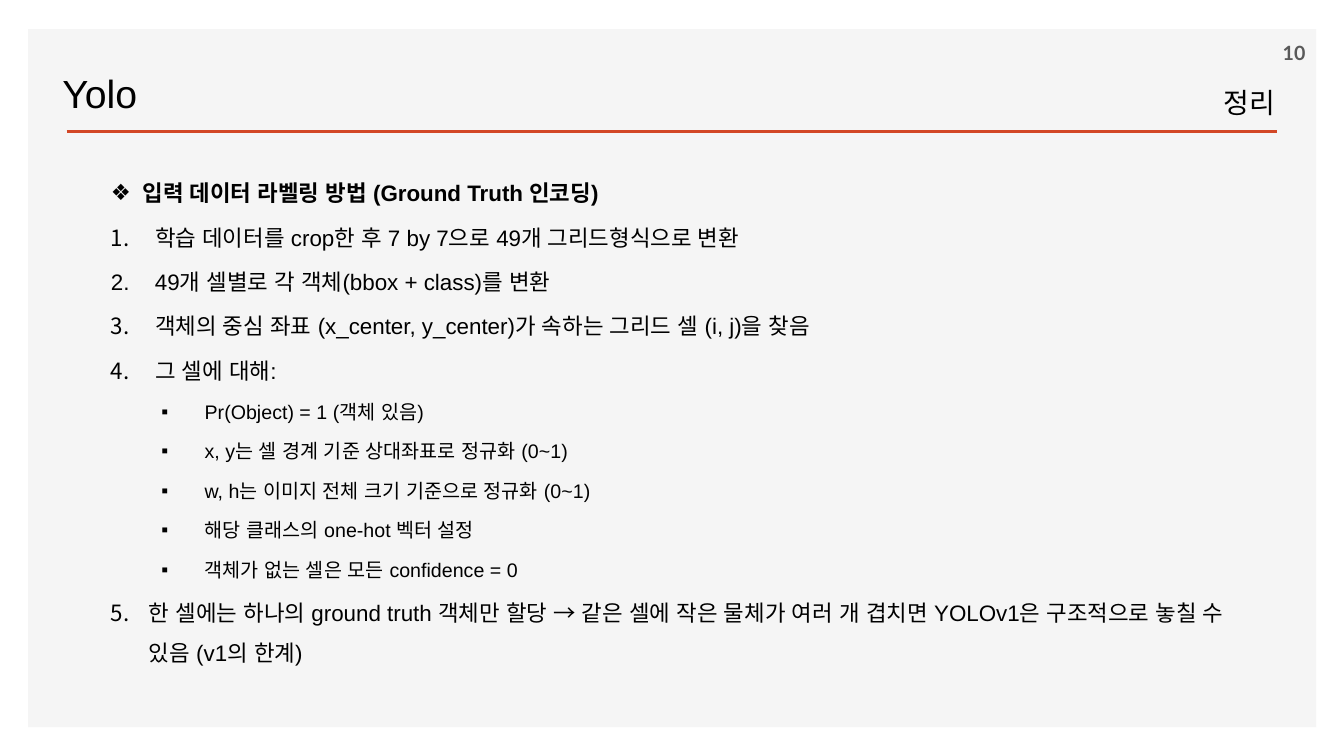
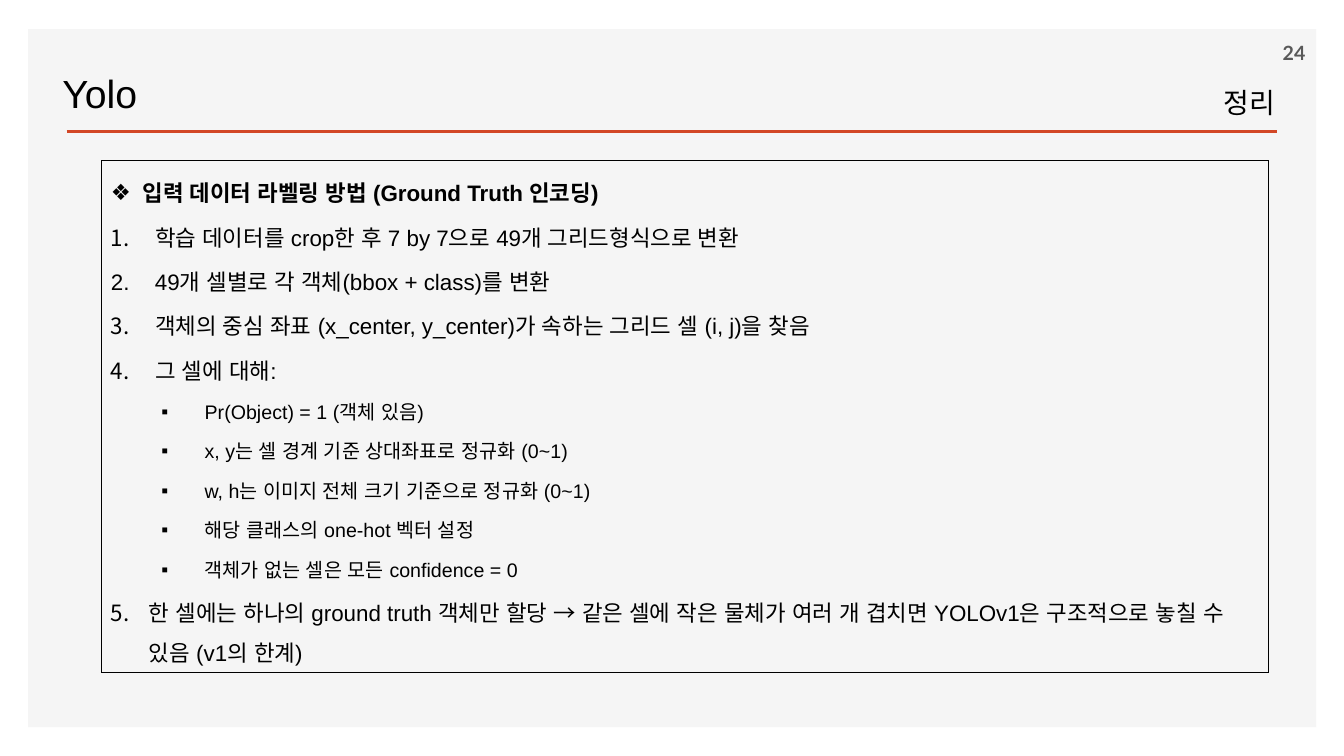
Before and after one commit to ancestor9/2026_Fall_Deep-Learning-with-Python, a slide deck: slide 24 of Chapter 12 Object detection.pptx (slide 10 before the commit). Drawn at 1344x756 pixels with LibreOffice and Linux fonts; fonts in the diff are those of the drawing; background and template pictures are left out. Boxes give left, top, right and bottom in pixels: in the first picture for what was removed or moved away, otherwise in the second. Text is boxed around its words. In the diff, an @@ line names an element or a change of style, - is before the commit and + after.

```diff
--- a/Chapter 12 Object detection.pptx
+++ b/Chapter 12 Object detection.pptx
@@ page number at (x1=1283, y1=45, x2=1306, y2=60): text changed @@
-10
+24
@@ rectangle "입력 데이터 라벨링 방법 (Ground ..." resized from (x1=143, y1=182, x2=1224, y2=666) to (x1=101, y1=161, x2=1268, y2=673) @@
@@ rectangle "입력 데이터 라벨링 방법 (Ground ..." at (x1=101, y1=161, x2=1268, y2=673): outline none to #000000 0.75 pt @@
```
Also in this commit, not shown: 14 other slides changed, 3 slides added.
